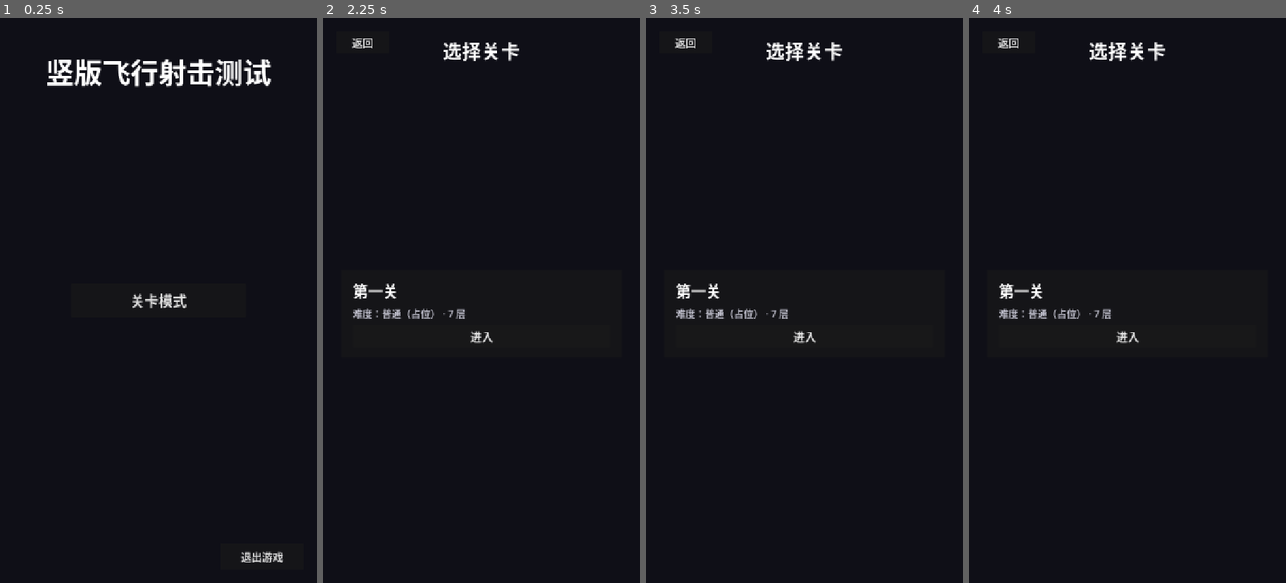
Above: before the commit, frames 1-4 (left to right).
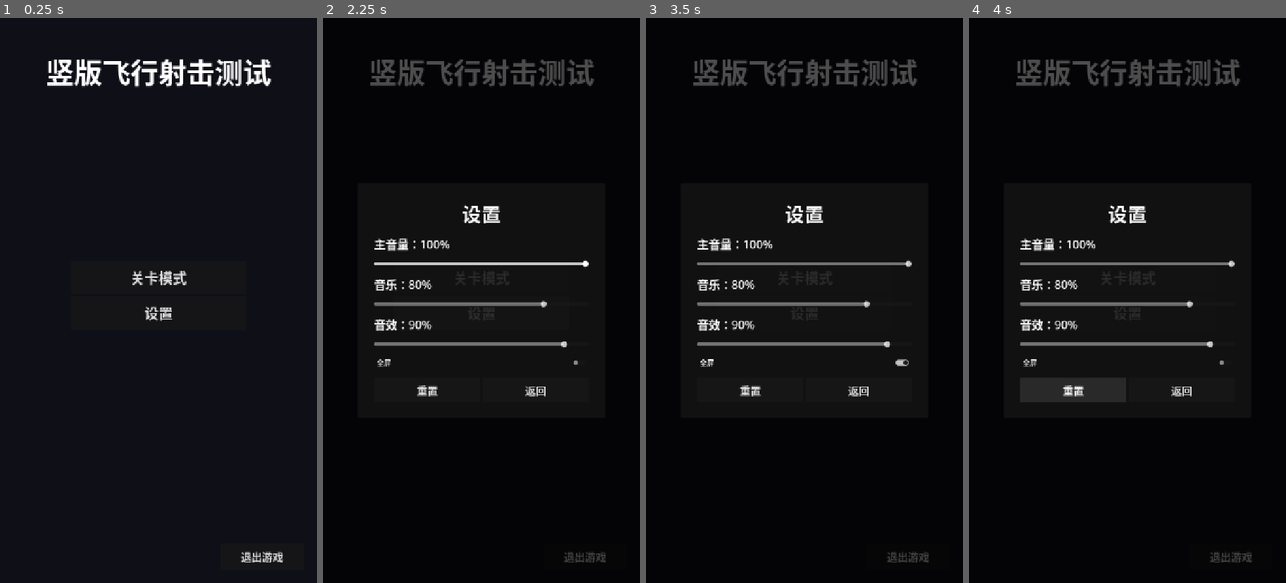
Above: after the commit, the same moments.

Repository: lzh9715/Vertical_Shooter
Game: Godot game, scene res://scenes/ui/MainMenu.tscn
Same seed, same stepped clock (60 frames per second), same inputs: the game is played once before the commit and once after it.
Inputs (mouse positions are in pixels of both pictures, inside the frame that each line leads up to):
- Up to frame 1 (0.25 s): no input
- Up to frame 2 (2.25 s): click "关卡模式" at 0.5 s; click "返回" at 1.25 s; click (481, 311) at 2 s, where only the run after the commit has a clickable "设置"
- Up to frame 3 (3.5 s): click (804, 362) at 2.75 s, where only the run after the commit has a clickable "全屏"
- Up to frame 4 (4 s): click (1073, 390) at 3.5 s, where only the run after the commit has a clickable "重置"

The runs differ from the first frame. In frame 1, 0.7% of the frame differs, in the area x 41-59%, y 44-54%; in frame 2, 5.1%; in frame 3, 5.1%; in frame 4, 6.4%, in the area x 9-90%, y 3-97%.

Commit message:
feat: 设置系统与商店暂停菜单
- 新增 Settings 自动加载：音量/全屏持久化
- 新增设置面板，接入主菜单与暂停菜单
- 商店接入 ESC 暂停菜单
- 商店面板改为跟随暂停，避免暂停时误操作

Diff:
--- /dev/null
+++ b/debug/SettingsTest.gd
@@ -0,0 +1,23 @@
+extends Node
+
+func _ready() -> void:
+	print("总线：Music=", AudioServer.get_bus_index("Music"),
+		" SFX=", AudioServer.get_bus_index("SFX"))
+	print("初始：master=%.2f music=%.2f sfx=%.2f fullscreen=%s" % [
+		Settings.master, Settings.music, Settings.sfx, Settings.fullscreen])
+
+	Settings.set_master(0.3)
+	Settings.set_music(0.5)
+	Settings.set_sfx(0.7)
+	Settings.set_fullscreen(false)
+
+	print("设置后：master=%.2f music=%.2f sfx=%.2f" % [
+		Settings.master, Settings.music, Settings.sfx])
+
+	var cfg := ConfigFile.new()
+	print("读取文件 err=", cfg.load("user://settings.cfg"))
+	print("文件内容：master=", cfg.get_value("audio", "master", -1.0),
+		" music=", cfg.get_value("audio", "music", -1.0),
+		" sfx=", cfg.get_value("audio", "sfx", -1.0))
+
+	get_tree().quit()
--- /dev/null
+++ b/debug/SettingsTest.tscn
@@ -0,0 +1,6 @@
+[gd_scene format=3 uid="uid://cglejfn3gammq"]
+
+[ext_resource type="Script" uid="uid://ws0mcct8cvg6" path="res://debug/SettingsTest.gd" id="1_xidsu"]
+
+[node name="Node" type="Node" unique_id=392955005]
+script = ExtResource("1_xidsu")
--- a/project.godot
+++ b/project.godot
@@ -19,6 +19,7 @@
 
 GameFlow="*uid://clvix6f16v14p"
 EventBus="*uid://b58kio3wnwmld"
+Settings="*uid://dlrg1h7ehc2xk"
 
 [display]
 
--- a/scenes/shop/ShopView.tscn
+++ b/scenes/shop/ShopView.tscn
@@ -2,6 +2,7 @@
 
 [ext_resource type="PackedScene" uid="uid://drfupdb3piv8q" path="res://scenes/ui/RestStation.tscn" id="1_4h0le"]
 [ext_resource type="Script" uid="uid://ci8yt8kuiuf55" path="res://scenes/shop/ShopView.gd" id="2_shopv"]
+[ext_resource type="PackedScene" path="res://scenes/ui/PauseMenu.tscn" id="3_pause"]
 
 [node name="ShopView" type="Control" unique_id=1991682824]
 layout_mode = 3
@@ -22,3 +23,5 @@
 color = Color(0.101960786, 0.08627451, 0.1254902, 1)
 
 [node name="RestStation" parent="." unique_id=414769861 instance=ExtResource("1_4h0le")]
+
+[node name="PauseMenu" parent="." instance=ExtResource("3_pause")]
--- a/scenes/ui/MainMenu.gd
+++ b/scenes/ui/MainMenu.gd
@@ -3,12 +3,15 @@
 const LEVEL_SELECT_SCENE := "res://scenes/ui/LevelSelect.tscn"
 
 @onready var btn_level: Button = $Menu/BtnLevel
+@onready var btn_settings: Button = $Menu/BtnSettings
 @onready var btn_exit: Button = $BtnExit
 @onready var dialog: Control = $ConfirmDialog
+@onready var settings_panel: CanvasLayer = $SettingsPanel
 
 func _ready() -> void:
 	get_tree().paused = false
 	btn_level.pressed.connect(_on_level_pressed)
+	btn_settings.pressed.connect(settings_panel.open)
 	btn_exit.pressed.connect(_on_exit_pressed)
 	dialog.confirmed.connect(_on_exit_confirmed)
 
--- a/scenes/ui/MainMenu.tscn
+++ b/scenes/ui/MainMenu.tscn
@@ -1,9 +1,10 @@
-[gd_scene format=3]
+[gd_scene format=3 uid="uid://bkek2pynfahh8"]
 
-[ext_resource type="Script" path="res://scenes/ui/MainMenu.gd" id="1_menu"]
+[ext_resource type="Script" uid="uid://c4l371tlnbnfo" path="res://scenes/ui/MainMenu.gd" id="1_menu"]
 [ext_resource type="PackedScene" path="res://scenes/ui/ConfirmDialog.tscn" id="2_dialog"]
+[ext_resource type="PackedScene" uid="uid://bq63xatmfhajd" path="res://scenes/ui/SettingsPanel.tscn" id="3_settings"]
 
-[node name="MainMenu" type="Control"]
+[node name="MainMenu" type="Control" unique_id=646939806]
 layout_mode = 3
 anchors_preset = 15
 anchor_right = 1.0
@@ -12,7 +13,7 @@
 grow_vertical = 2
 script = ExtResource("1_menu")
 
-[node name="Background" type="ColorRect" parent="."]
+[node name="Background" type="ColorRect" parent="." unique_id=1297599499]
 show_behind_parent = true
 layout_mode = 1
 anchors_preset = 15
@@ -22,7 +23,7 @@
 grow_vertical = 2
 color = Color(0.0588235, 0.0588235, 0.0901961, 1)
 
-[node name="Title" type="Label" parent="."]
+[node name="Title" type="Label" parent="." unique_id=683457072]
 layout_mode = 1
 anchors_preset = 10
 anchor_right = 1.0
@@ -34,7 +35,7 @@
 horizontal_alignment = 1
 vertical_alignment = 1
 
-[node name="Menu" type="VBoxContainer" parent="."]
+[node name="Menu" type="VBoxContainer" parent="." unique_id=652415320]
 layout_mode = 1
 anchors_preset = 8
 anchor_left = 0.5
@@ -42,19 +43,26 @@
 anchor_right = 0.5
 anchor_bottom = 0.5
 offset_left = -200.0
-offset_top = -38.0
+offset_top = -90.0
 offset_right = 200.0
-offset_bottom = 38.0
+offset_bottom = 90.0
 grow_horizontal = 2
 grow_vertical = 2
+offset_transform_enabled = true
 
-[node name="BtnLevel" type="Button" parent="Menu"]
+[node name="BtnLevel" type="Button" parent="Menu" unique_id=1408014908]
 custom_minimum_size = Vector2(400, 76)
 layout_mode = 2
 theme_override_font_sizes/font_size = 32
 text = "关卡模式"
 
-[node name="BtnExit" type="Button" parent="."]
+[node name="BtnSettings" type="Button" parent="Menu" unique_id=888013346]
+custom_minimum_size = Vector2(400, 76)
+layout_mode = 2
+theme_override_font_sizes/font_size = 32
+text = "设置"
+
+[node name="BtnExit" type="Button" parent="." unique_id=540763561]
 layout_mode = 1
 anchors_preset = 3
 anchor_left = 1.0
@@ -70,4 +78,7 @@
 theme_override_font_sizes/font_size = 24
 text = "退出游戏"
 
-[node name="ConfirmDialog" parent="." instance=ExtResource("2_dialog")]
+[node name="ConfirmDialog" parent="." unique_id=2140270014 instance=ExtResource("2_dialog")]
+layout_mode = 1
+
+[node name="SettingsPanel" parent="." unique_id=1628229813 instance=ExtResource("3_settings")]
--- a/scenes/ui/PauseMenu.gd
+++ b/scenes/ui/PauseMenu.gd
@@ -4,21 +4,28 @@
 ## Esc 打开/关闭；暂停时本节点通过 PROCESS_MODE_ALWAYS 保持可交互。
 
 @onready var btn_resume: Button = $Center/Panel/Margin/VBox/BtnResume
+@onready var btn_settings: Button = $Center/Panel/Margin/VBox/BtnSettings
 @onready var btn_menu: Button = $Center/Panel/Margin/VBox/BtnMenu
 @onready var btn_quit: Button = $Center/Panel/Margin/VBox/BtnQuit
 @onready var dialog: Control = $ConfirmDialog
+@onready var settings_panel: CanvasLayer = $SettingsPanel
 
 func _ready() -> void:
 	process_mode = Node.PROCESS_MODE_ALWAYS
 	visible = false
 
 	btn_resume.pressed.connect(close)
+	btn_settings.pressed.connect(settings_panel.open)
 	btn_menu.pressed.connect(_on_main_menu)
 	btn_quit.pressed.connect(_on_quit)
 	dialog.confirmed.connect(_on_quit_confirmed)
 
 func _unhandled_input(event: InputEvent) -> void:
 	if not event.is_action_pressed("ui_cancel"):
+		return
+
+	# 设置面板开着时，Esc 交给它自己关闭
+	if settings_panel.visible:
 		return
 
 	# 二次确认开着时，Esc 交给 ConfirmDialog 自己处理
--- a/scenes/ui/PauseMenu.tscn
+++ b/scenes/ui/PauseMenu.tscn
@@ -2,6 +2,7 @@
 
 [ext_resource type="Script" path="res://scenes/ui/PauseMenu.gd" id="1_pause"]
 [ext_resource type="PackedScene" path="res://scenes/ui/ConfirmDialog.tscn" id="2_dialog"]
+[ext_resource type="PackedScene" path="res://scenes/ui/SettingsPanel.tscn" id="3_settings"]
 
 [node name="PauseMenu" type="CanvasLayer"]
 process_mode = 3
@@ -53,6 +54,12 @@
 theme_override_font_sizes/font_size = 26
 text = "继续游戏"
 
+[node name="BtnSettings" type="Button" parent="Center/Panel/Margin/VBox"]
+custom_minimum_size = Vector2(320, 60)
+layout_mode = 2
+theme_override_font_sizes/font_size = 26
+text = "设置"
+
 [node name="BtnMenu" type="Button" parent="Center/Panel/Margin/VBox"]
 custom_minimum_size = Vector2(320, 60)
 layout_mode = 2
@@ -66,3 +73,5 @@
 text = "退出游戏"
 
 [node name="ConfirmDialog" parent="." instance=ExtResource("2_dialog")]
+
+[node name="SettingsPanel" parent="." instance=ExtResource("3_settings")]
--- a/scenes/ui/RestStation.tscn
+++ b/scenes/ui/RestStation.tscn
@@ -3,7 +3,6 @@
 [ext_resource type="Script" uid="uid://cw4rgurlivt0d" path="res://scripts/ui/RestStation.gd" id="1_vsh66"]
 
 [node name="RestStationUI" type="CanvasLayer" unique_id=414769861]
-process_mode = 3
 visible = false
 script = ExtResource("1_vsh66")
 
--- /dev/null
+++ b/scenes/ui/SettingsPanel.gd
@@ -0,0 +1,75 @@
+extends CanvasLayer
+
+@onready var master_label: Label = $Center/Panel/Margin/VBox/MasterLabel
+@onready var master_slider: HSlider = $Center/Panel/Margin/VBox/MasterSlider
+@onready var music_label: Label = $Center/Panel/Margin/VBox/MusicLabel
+@onready var music_slider: HSlider = $Center/Panel/Margin/VBox/MusicSlider
+@onready var sfx_label: Label = $Center/Panel/Margin/VBox/SfxLabel
+@onready var sfx_slider: HSlider = $Center/Panel/Margin/VBox/SfxSlider
+@onready var fullscreen_check: CheckButton = $Center/Panel/Margin/VBox/FullscreenCheck
+@onready var btn_reset: Button = $Center/Panel/Margin/VBox/Buttons/BtnReset
+@onready var btn_back: Button = $Center/Panel/Margin/VBox/Buttons/BtnBack
+
+func _ready() -> void:
+	# 暂停时也要能操作
+	process_mode = Node.PROCESS_MODE_ALWAYS
+	visible = false
+
+	master_slider.value_changed.connect(_on_master_changed)
+	music_slider.value_changed.connect(_on_music_changed)
+	sfx_slider.value_changed.connect(_on_sfx_changed)
+	fullscreen_check.toggled.connect(_on_fullscreen_toggled)
+
+	btn_reset.pressed.connect(_on_reset)
+	btn_back.pressed.connect(close)
+
+func open() -> void:
+	_sync_from_settings()
+	visible = true
+	master_slider.grab_focus()
+
+func close() -> void:
+	visible = false
+
+func _unhandled_input(event: InputEvent) -> void:
+	if not visible:
+		return
+	if event.is_action_pressed("ui_cancel"):
+		close()
+		get_viewport().set_input_as_handled()
+
+# ---------- 滑条 ----------
+
+func _on_master_changed(value: float) -> void:
+	Settings.set_master(value / 100.0)
+	_update_labels()
+
+func _on_music_changed(value: float) -> void:
+	Settings.set_music(value / 100.0)
+	_update_labels()
+
+func _on_sfx_changed(value: float) -> void:
+	Settings.set_sfx(value / 100.0)
+	_update_labels()
+
+func _on_fullscreen_toggled(on: bool) -> void:
+	Settings.set_fullscreen(on)
+
+func _on_reset() -> void:
+	Settings.reset_defaults()
+	_sync_from_settings()
+
+# ---------- 同步 ----------
+
+func _sync_from_settings() -> void:
+	# 用 no_signal 避免同步时又触发一次保存
+	master_slider.set_value_no_signal(Settings.master * 100.0)
+	music_slider.set_value_no_signal(Settings.music * 100.0)
+	sfx_slider.set_value_no_signal(Settings.sfx * 100.0)
+	fullscreen_check.set_pressed_no_signal(Settings.fullscreen)
+	_update_labels()
+
+func _update_labels() -> void:
+	master_label.text = "主音量：%d%%" % roundi(master_slider.value)
+	music_label.text = "音乐：%d%%" % roundi(music_slider.value)
+	sfx_label.text = "音效：%d%%" % roundi(sfx_slider.value)
--- /dev/null
+++ b/scenes/ui/SettingsPanel.tscn
@@ -0,0 +1,91 @@
+[gd_scene format=3 uid="uid://bq63xatmfhajd"]
+
+[ext_resource type="Script" uid="uid://cyvfpjp60yree" path="res://scenes/ui/SettingsPanel.gd" id="1_settings"]
+
+[node name="SettingsPanel" type="CanvasLayer" unique_id=847488264]
+process_mode = 3
+layer = 120
+visible = false
+script = ExtResource("1_settings")
+
+[node name="Dim" type="ColorRect" parent="." unique_id=1711500341]
+anchors_preset = 15
+anchor_right = 1.0
+anchor_bottom = 1.0
+grow_horizontal = 2
+grow_vertical = 2
+color = Color(0, 0, 0, 0.7)
+
+[node name="Center" type="CenterContainer" parent="." unique_id=800058370]
+anchors_preset = 15
+anchor_right = 1.0
+anchor_bottom = 1.0
+grow_horizontal = 2
+grow_vertical = 2
+
+[node name="Panel" type="PanelContainer" parent="Center" unique_id=1548748372]
+custom_minimum_size = Vector2(560, 0)
+layout_mode = 2
+
+[node name="Margin" type="MarginContainer" parent="Center/Panel" unique_id=708001292]
+layout_mode = 2
+theme_override_constants/margin_left = 36
+theme_override_constants/margin_top = 36
+theme_override_constants/margin_right = 36
+theme_override_constants/margin_bottom = 36
+
+[node name="VBox" type="VBoxContainer" parent="Center/Panel/Margin" unique_id=2057776908]
+layout_mode = 2
+theme_override_constants/separation = 18
+
+[node name="Title" type="Label" parent="Center/Panel/Margin/VBox" unique_id=167989375]
+layout_mode = 2
+theme_override_font_sizes/font_size = 44
+text = "设置"
+horizontal_alignment = 1
+vertical_alignment = 1
+
+[node name="MasterLabel" type="Label" parent="Center/Panel/Margin/VBox" unique_id=375805075]
+layout_mode = 2
+theme_override_font_sizes/font_size = 26
+
+[node name="MasterSlider" type="HSlider" parent="Center/Panel/Margin/VBox" unique_id=1142675939]
+layout_mode = 2
+value = 100.0
+
+[node name="MusicLabel" type="Label" parent="Center/Panel/Margin/VBox" unique_id=264721624]
+layout_mode = 2
+theme_override_font_sizes/font_size = 26
+
+[node name="MusicSlider" type="HSlider" parent="Center/Panel/Margin/VBox" unique_id=96347000]
+layout_mode = 2
+value = 100.0
+
+[node name="SfxLabel" type="Label" parent="Center/Panel/Margin/VBox" unique_id=1267441822]
+layout_mode = 2
+theme_override_font_sizes/font_size = 26
+
+[node name="SfxSlider" type="HSlider" parent="Center/Panel/Margin/VBox" unique_id=357067753]
+layout_mode = 2
+value = 100.0
+
+[node name="FullscreenCheck" type="CheckButton" parent="Center/Panel/Margin/VBox" unique_id=487071054]
+layout_mode = 2
+text = "全屏"
+
+[node name="Buttons" type="HBoxContainer" parent="Center/Panel/Margin/VBox" unique_id=557897680]
+layout_mode = 2
+
+[node name="BtnReset" type="Button" parent="Center/Panel/Margin/VBox/Buttons" unique_id=471448554]
+custom_minimum_size = Vector2(0, 56)
+layout_mode = 2
+size_flags_horizontal = 3
+theme_override_font_sizes/font_size = 24
+text = "重置"
+
+[node name="BtnBack" type="Button" parent="Center/Panel/Margin/VBox/Buttons" unique_id=1500409777]
+custom_minimum_size = Vector2(0, 56)
+layout_mode = 2
+size_flags_horizontal = 3
+theme_override_font_sizes/font_size = 24
+text = "返回"
--- /dev/null
+++ b/scripts/Settings.gd
@@ -0,0 +1,100 @@
+extends Node
+## 全局设置（Autoload）。负责读写 user://settings.cfg 并应用到引擎。
+
+const PATH := "user://settings.cfg"
+
+# 0.0 ~ 1.0 的线性音量
+var master := 1.0
+var music := 0.8
+var sfx := 0.9
+var fullscreen := false
+
+func _ready() -> void:
+	# 确保有独立的音乐/音效总线，方便以后分别调音量
+	_ensure_bus("Music")
+	_ensure_bus("SFX")
+
+	load_settings()
+	apply_all()
+
+# ---------- 读写 ----------
+
+func load_settings() -> void:
+	var cfg := ConfigFile.new()
+	if cfg.load(PATH) != OK:
+		return                     # 第一次运行没有文件，用默认值
+
+	master = float(cfg.get_value("audio", "master", master))
+	music = float(cfg.get_value("audio", "music", music))
+	sfx = float(cfg.get_value("audio", "sfx", sfx))
+	fullscreen = bool(cfg.get_value("display", "fullscreen", fullscreen))
+
+func save_settings() -> void:
+	var cfg := ConfigFile.new()
+	cfg.set_value("audio", "master", master)
+	cfg.set_value("audio", "music", music)
+	cfg.set_value("audio", "sfx", sfx)
+	cfg.set_value("display", "fullscreen", fullscreen)
+	cfg.save(PATH)
+
+# ---------- 对外接口（UI 只调这些） ----------
+
+func set_master(value: float) -> void:
+	master = clampf(value, 0.0, 1.0)
+	_apply_bus("Master", master)
+	save_settings()
+
+func set_music(value: float) -> void:
+	music = clampf(value, 0.0, 1.0)
+	_apply_bus("Music", music)
+	save_settings()
+
+func set_sfx(value: float) -> void:
+	sfx = clampf(value, 0.0, 1.0)
+	_apply_bus("SFX", sfx)
+	save_settings()
+
+func set_fullscreen(on: bool) -> void:
+	fullscreen = on
+	apply_fullscreen()
+	save_settings()
+
+func apply_all() -> void:
+	_apply_bus("Master", master)
+	_apply_bus("Music", music)
+	_apply_bus("SFX", sfx)
+	apply_fullscreen()
+
+func apply_fullscreen() -> void:
+	var mode := DisplayServer.WINDOW_MODE_FULLSCREEN if fullscreen \
+		else DisplayServer.WINDOW_MODE_WINDOWED
+	DisplayServer.window_set_mode(mode)
+
+# ---------- 内部工具 ----------
+
+## 把 0~1 的音量应用到某条总线；0 直接静音，避免 -inf dB
+func _apply_bus(bus_name: String, value: float) -> void:
+	var idx := AudioServer.get_bus_index(bus_name)
+	if idx < 0:
+		return
+
+	AudioServer.set_bus_mute(idx, value <= 0.001)
+	AudioServer.set_bus_volume_db(idx, linear_to_db(maxf(value, 0.001)))
+
+## Godot 默认只有 Master；这里自动补出 Music / SFX，并送到 Master
+func _ensure_bus(bus_name: String) -> void:
+	if AudioServer.get_bus_index(bus_name) >= 0:
+		return
+
+	AudioServer.add_bus()
+	var idx := AudioServer.bus_count - 1
+	AudioServer.set_bus_name(idx, bus_name)
+	AudioServer.set_bus_send(idx, "Master")
+
+func reset_defaults() -> void:
+	master = 1.0
+	music = 0.8
+	sfx = 0.9
+	fullscreen = false
+	apply_all()
+	save_settings()
--- a/scripts/ui/RestStation.gd
+++ b/scripts/ui/RestStation.gd
@@ -23,7 +23,6 @@
 var pricing: ShopPricing
 
 func _ready() -> void:
-	process_mode = Node.PROCESS_MODE_ALWAYS
 	btn_resume.text = close_button_text
 
 	btn_slot1.pressed.connect(func(): buy_slot(0))
Not shown, added: debug/SettingsTest.gd.uid
Not shown, added: scenes/ui/SettingsPanel.gd.uid
Not shown, added: scripts/Settings.gd.uid
